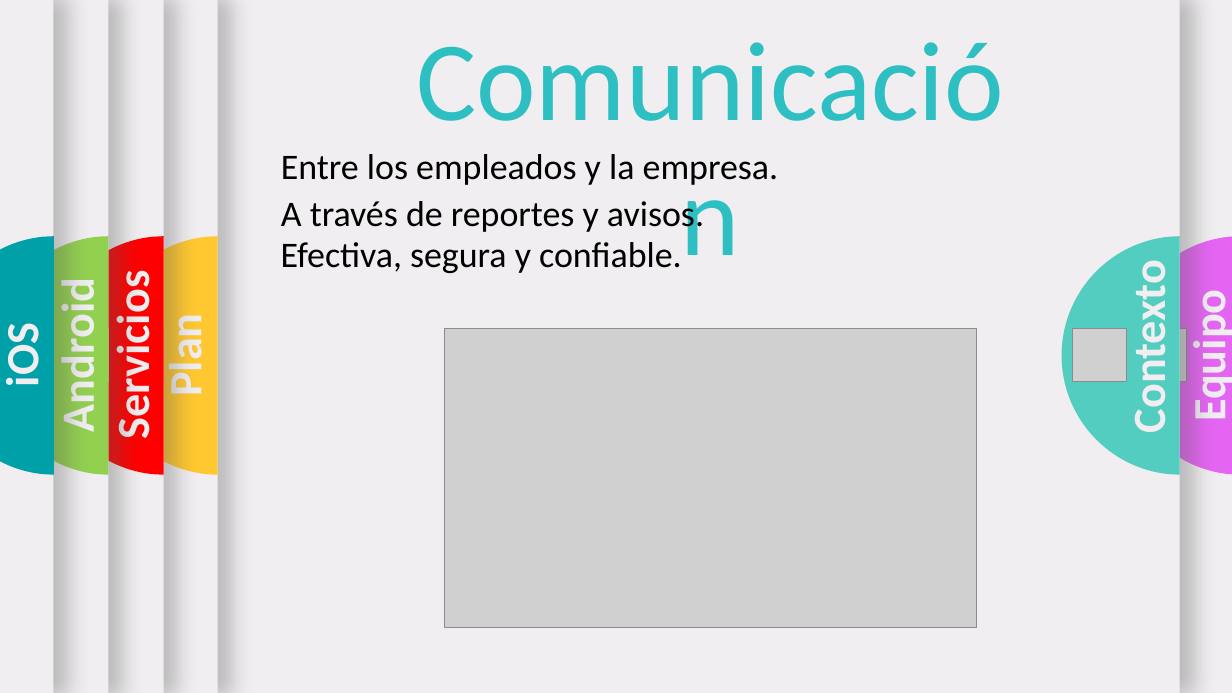
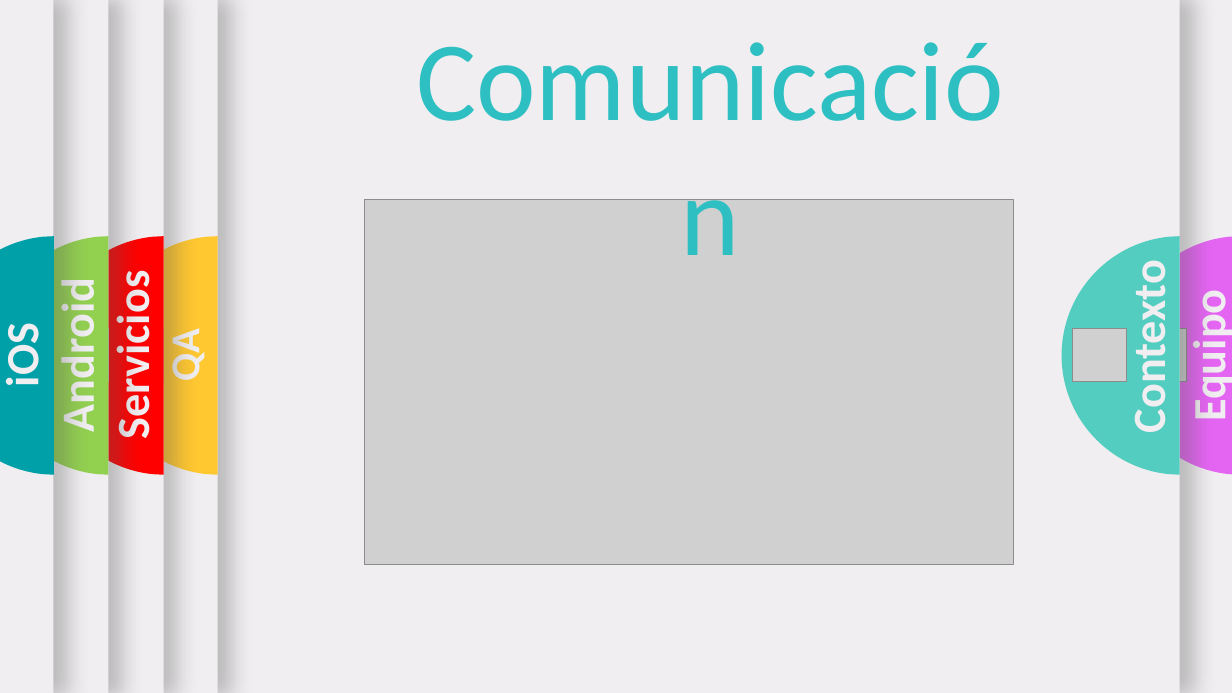
Before and after one commit to RaizrNs3/Presentaci-n, a slide deck: slide 3 of Template con trancisiones.pptx (slide 5 before the commit). Drawn at 1232x693 pixels with LibreOffice and Linux fonts; fonts in the diff are those of the drawing; grey boxes stand for pictures; background and template pictures are left out. Boxes give left, top, right and bottom in pixels: in the first picture for what was removed or moved away, otherwise in the second. Text is boxed around its words. In the diff, an @@ line names an element or a change of style, - is before the commit and + after.

```diff
--- a/Template con trancisiones.pptx
+++ b/Template con trancisiones.pptx
@@ text removed at <box>281,154,779,185</box> @@
-Entre los empleados y la empresa.
@@ text removed at <box>281,201,704,236</box> @@
-A través de reportes y avisos.
@@ picture: place and size @@
-picture at <box>445,328,977,628</box>
+picture at <box>364,200,1013,565</box>
@@ text removed at <box>281,242,682,273</box> @@
-Efectiva, segura y confiable.
@@ text at <box>160,333,210,380</box>: text changed; size 36 to 32 pt @@
-Plan
+QA
```
Also in this commit, not shown: 12 other slides changed, 1 slide added, 2 slides removed.
